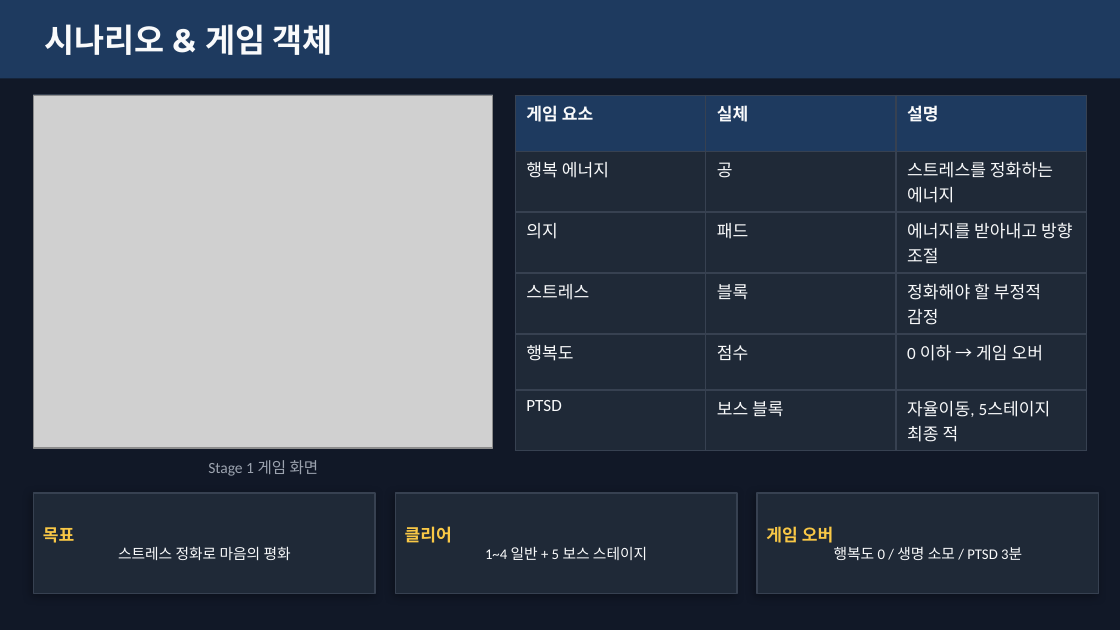
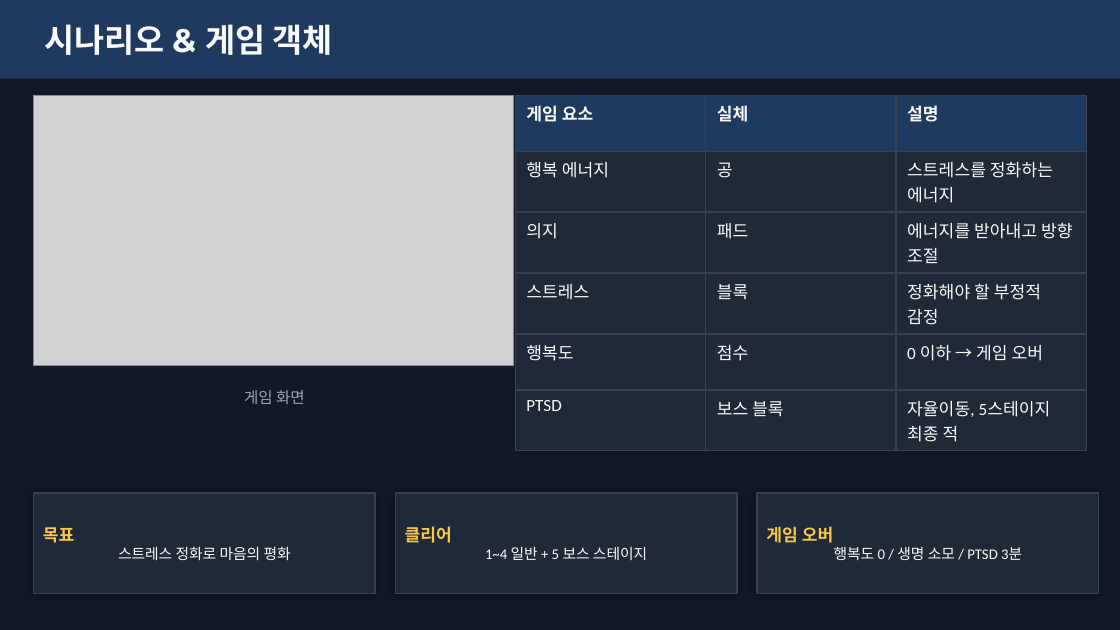
Before and after one commit to nyapy0811/blockbreak, a slide deck: slide 2 of 행복을_찾아서_발표.pptx. Drawn at 1120x630 pixels with LibreOffice and Linux fonts; fonts in the diff are those of the drawing; grey boxes stand for pictures. Boxes give left, top, right and bottom in pixels: in the first picture for what was removed or moved away, otherwise in the second. Text is boxed around its words. In the diff, an @@ line names an element or a change of style, - is before the commit and + after.

```diff
--- a/행복을_찾아서_발표.pptx
+++ b/행복을_찾아서_발표.pptx
@@ picture resized from (x1=34, y1=95, x2=493, y2=448) to (x1=34, y1=95, x2=514, y2=365) @@
@@ rectangle removed at (x1=34, y1=95, x2=493, y2=448) @@
@@ text at (x1=244, y1=390, x2=305, y2=404): text changed @@
-Stage 1 게임 화면
+게임 화면
```
Also in this commit, not shown: 3 other slides changed.
